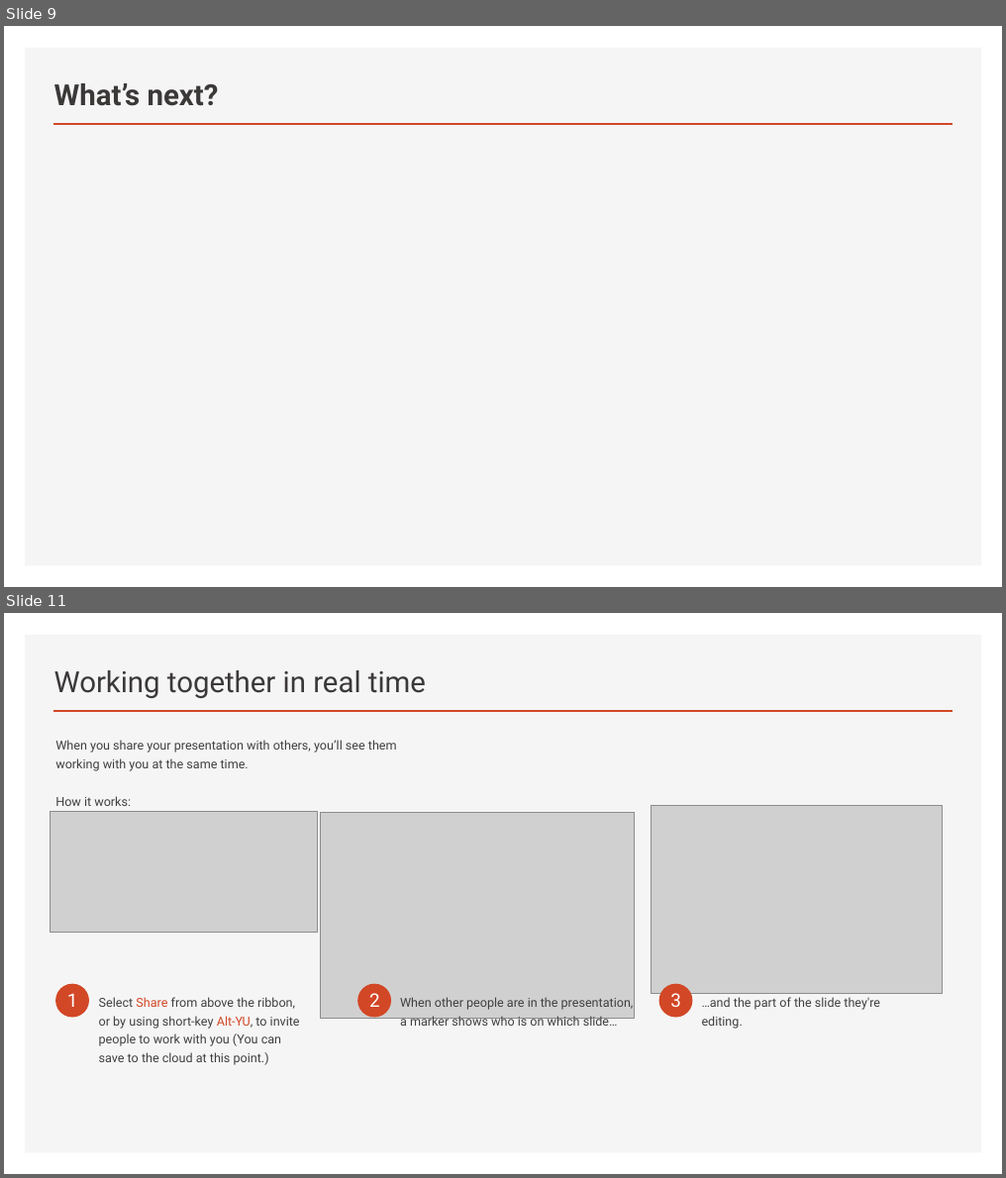
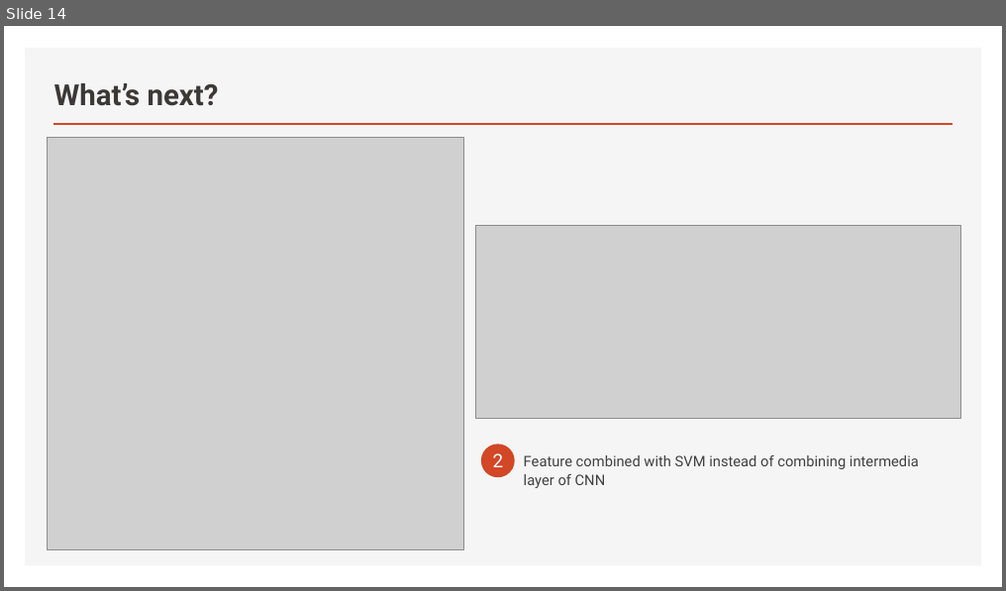
Before and after one commit to truongphucanh/material-classification, a slide deck: summary/slides/main.pptx. Shown one above the other, each under a label of ours: slides 9 and 11 before the commit, slide 14 after it; the slides between them are not shown. The pictures are 1006x1178 and 1006x591 pixels, drawn with LibreOffice and Linux fonts; fonts in the diff are those of the drawing; grey boxes stand for pictures. Boxes give left, top, right and bottom in pixels: in the first picture for what was removed or moved away, otherwise in the second. Text is boxed around its words. In the diff, an @@ line names an element or a change of style, - is before the commit and + after.

```diff
--- a/summary/slides/main.pptx
+++ b/summary/slides/main.pptx
@@ slide 11 removed at (4,613,1002,1174), background #1F1F1F; not listed: 2 template elements that a slide beside it also shows @@
@@ title removed at (54,670,426,698) @@
-Working together in real time
@@ text removed at (55,740,397,806) @@
-When you share your presentation with others, you’ll see them working with you at the same time.
-How it works:
@@ picture removed at (50,811,317,932) @@
@@ picture removed at (320,812,635,1018) @@
@@ picture removed at (650,805,943,994) @@
@@ ellipse removed at (55,984,89,1018) @@
@@ text removed at (67,993,78,1007) @@
-1
@@ text removed at (99,997,300,1065) @@
-Select Share from above the ribbon, or by using short-key Alt-YU, to invite people to work with you (You can save to the cloud at this point.)
@@ ellipse removed at (358,984,392,1018) @@
@@ text removed at (369,993,380,1007) @@
-2
@@ text removed at (400,997,634,1026) @@
-When other people are in the presentation, a marker shows who is on which slide…
@@ ellipse removed at (659,984,693,1018) @@
@@ text removed at (670,993,681,1007) @@
-3
@@ text removed at (702,997,880,1029) @@
-…and the part of the slide they're editing.
@@ what was slide 9 is now slide 14 @@
@@ slide 14 changed as well @@
@@ background #1F1F1F to #FFFFFF @@
@@ picture added at (47,137,463,551) @@
@@ picture added at (475,226,961,418) @@
@@ ellipse added at (481,445,515,478), fill #D24726 @@
@@ text added at (493,454,504,468), 18 pt, text #FFFFFF @@
+2
@@ text added at (524,456,919,488), 14 pt, text #404040 @@
+Feature combined with SVM instead of combining intermedia layer of CNN
```
Also in this commit, not shown: 11 other slides changed, 5 slides added, 3 other slides removed.
